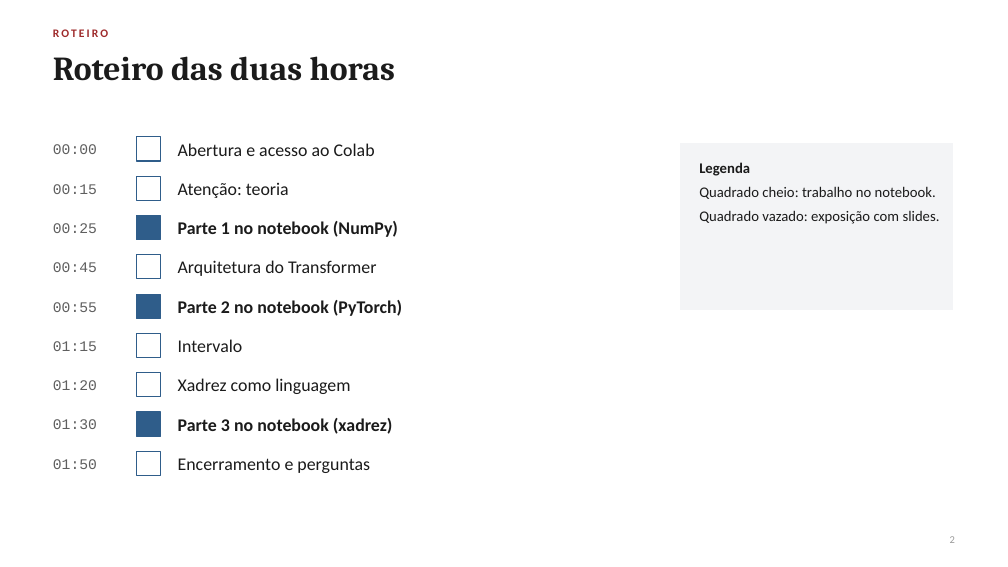
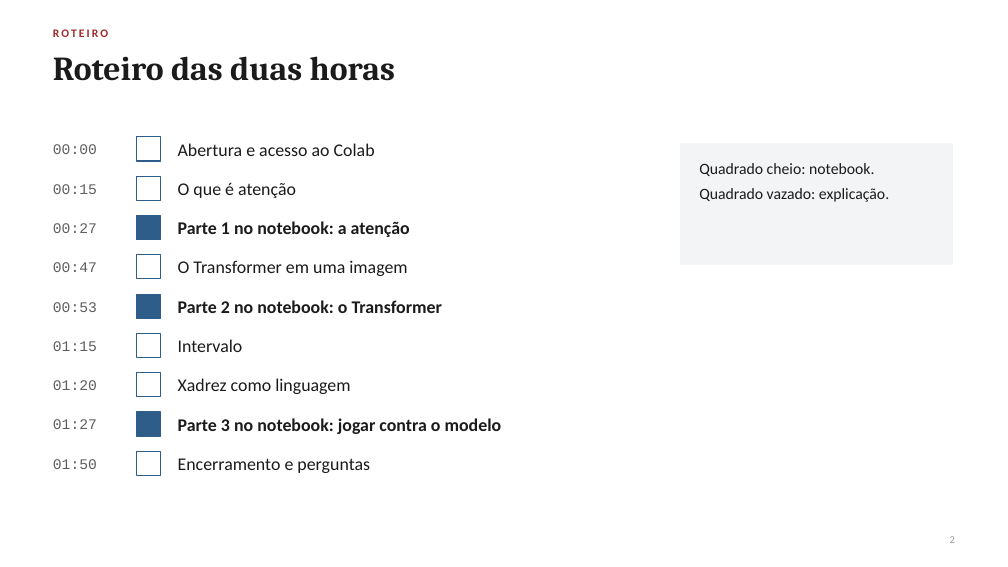
Before and after one commit to giovannibragasv/transformer-do-zero, a slide deck: slide 2 of slides/attention_workshop.pptx. Drawn at 1008x567 pixels with LibreOffice and Linux fonts; fonts in the diff are those of the drawing. Boxes give left, top, right and bottom in pixels: in the first picture for what was removed or moved away, otherwise in the second. Text is boxed around its words. In the diff, an @@ line names an element or a change of style, - is before the commit and + after.

Commit message:
Versão simplificada do workshop
Notebook com três exercícios (atenção, máscara causal e conexões residuais) e
textos mais curtos, sem a parte de matemática. Apresentação reduzida de 30
para 16 slides, só intuição, com uma única fórmula e o Transformer em um
diagrama.

```diff
--- a/slides/attention_workshop.pptx
+++ b/slides/attention_workshop.pptx
@@ rectangle: place and size @@
-rectangle at (681,144,953,310)
+rectangle at (681,144,953,265)
@@ text at (699,163,889,202): text changed; size 14 to 15 pt @@
-Legenda
-Quadrado cheio: trabalho no notebook.
-Quadrado vazado: exposição com slides.
+Quadrado cheio: notebook.
+Quadrado vazado: explicação.
@@ text at (178,182,296,198): text changed @@
-Atenção: teoria
+O que é atenção
@@ text at (53,223,97,233): text changed @@
-00:25
+00:27
@@ text at (178,221,410,237): text changed @@
-Parte 1 no notebook (NumPy)
+Parte 1 no notebook: a atenção
@@ text at (53,262,97,272): text changed @@
-00:45
+00:47
@@ text at (178,260,407,276): text changed @@
-Arquitetura do Transformer
+O Transformer em uma imagem
@@ text at (53,302,97,312): text changed @@
-00:55
+00:53
@@ text at (178,300,443,313): text changed @@
-Parte 2 no notebook (PyTorch)
+Parte 2 no notebook: o Transformer
@@ text at (53,419,97,429): text changed @@
-01:30
+01:27
@@ text at (178,418,502,434): text changed @@
-Parte 3 no notebook (xadrez)
+Parte 3 no notebook: jogar contra o modelo
```
Also in this commit, not shown: 10 other slides changed, 5 slides added, 19 slides removed, 20 other files.
